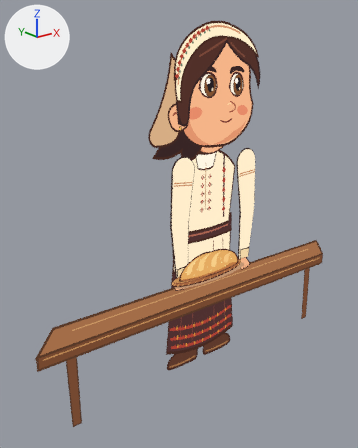
The glTF model assets/recuzita/mama-paine.glb as it was, and as the next commit left it.
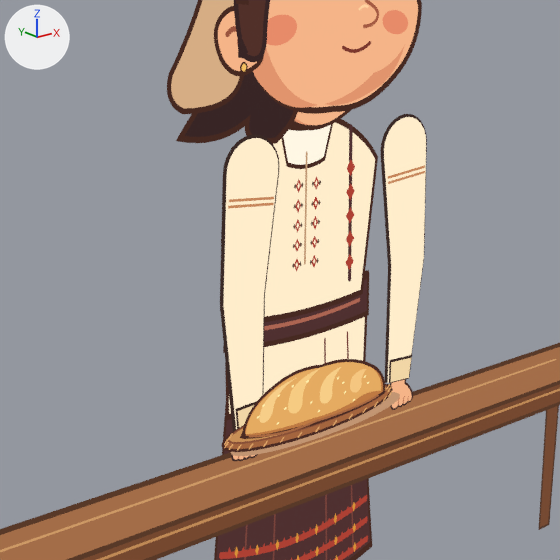
Each version is shown whole from a camera (50 mm lens) standing at (-4.89, -5.54, 4.68) and looking at (-0.41, 0.05, 2.44), then close up on the part from 22% to 87% of the width and 23% to 74% of the height. Lighting does not change. The marker at upper left points along +X, +Y and +Z. The last two pictures show the newer version. Where no turn or scale is listed for an object, it has been applied to the vertices. Vertices at exactly the same position are counted once.

Objects in the first close-up: 'Masă de lemn', 'Mânecă · L', 'Mânecă · R', 'Palmă · pumn · L', 'Palmă · pumn · R', 'Round scored bread', 'Woven loaf platter', 'mother / Ears', 'mother / Face', 'mother / Front hair', 'mother / Hair silhouette', 'mother / Lower tunic and waist', 'mother / Shirt and clothing panels', 'mother / Skirt' and 3 more.
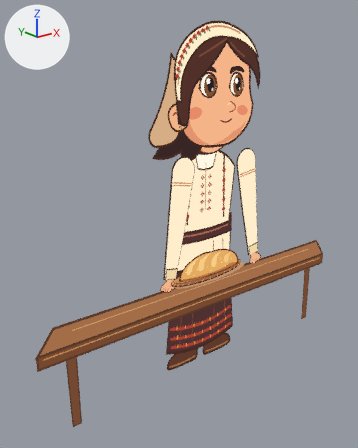
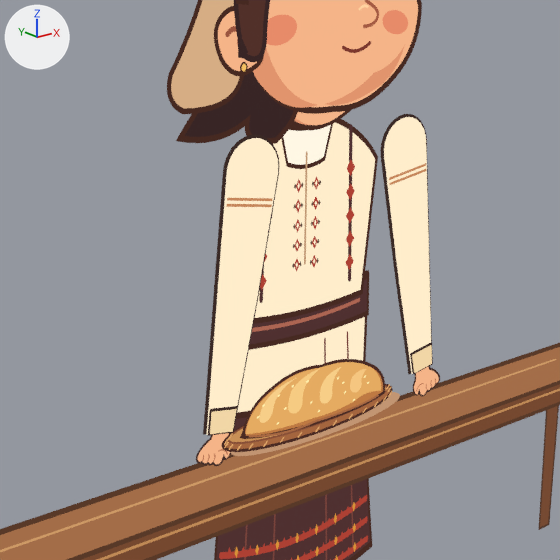
Boxes (x1, y1, x2, y2) around the edits, measured in the close-ups (560 x 560 px; the box of a moved part takes in the faces that stretch with it):
'Mânecă · R', reshaped (28% wider)
    before: (220, 135, 280, 431)
    after: (203, 135, 280, 436)
'Mânecă · L', reshaped (12% wider)
    before: (380, 114, 427, 383)
    after: (380, 114, 433, 374)
'Palmă · pumn · L', moved, turned
    before: (390, 379, 413, 410)
    after: (413, 366, 440, 397)
'Palmă · pumn · R', moved, turned
    before: (231, 454, 258, 461)
    after: (196, 433, 231, 466)
part 1 of me_mânecă___l, moved or reshaped
    before: (388, 254, 424, 277)
    after: (393, 254, 398, 275)
part 2 of me_mânecă___l, moved or reshaped
    before: (391, 237, 424, 282)
    after: (397, 234, 429, 279)
part 3 of me_mânecă___l, moved or reshaped
    before: (381, 145, 427, 383)
    after: (381, 145, 433, 374)
part 4 of me_mânecă___r, moved or reshaped
    before: (220, 290, 265, 319)
    after: (213, 286, 259, 315)
part 5 of me_mânecă___r, moved or reshaped
    before: (223, 274, 264, 324)
    after: (217, 273, 258, 323)
part 6 of me_mânecă___r, moved or reshaped
    before: (220, 172, 279, 431)
    after: (203, 170, 278, 436)

The edits, one by one:
me_mânecă___l is used by ob_mânecă___l; location (0.0, 0.0, 1.872).
me_mânecă___l had 128 vertices, 104 faces and spanned x 0.41..0.85, y -0.33..-0.3, z -0.12..1.66.
me_mânecă___l now has 128 vertices, 104 faces and spans x 0.41..0.98, y -0.33..-0.3, z -0.11..1.66.
me_mânecă___l part 1: the loose piece of 24 vertices spanning x 0.51..0.85, y -0.3, z 0.54..0.88 is moved by (0.05, 0.0, 0.01).
me_mânecă___l part 2: the loose piece of 24 vertices spanning x 0.53..0.83, y -0.31, z 0.56..0.86 is moved by (0.05, 0.0, 0.01).
me_mânecă___l part 3: 32 of 128 vertices moved; they spanned x 0.41..0.85, y -0.33..-0.3, z -0.12..1.47 and now span x 0.41..0.98, y -0.33..-0.3, z -0.11..1.49; mean shift (0.1, 0.0, 0.01); largest move (0.76, -0.3, -0.12) -> (0.98, -0.3, -0.07).
me_mânecă___r is used by ob_mânecă___r; location (0.0, 0.0, 1.872).
me_mânecă___r had 128 vertices, 104 faces and spanned x -0.85..-0.41, y -0.33..-0.3, z -0.12..1.66.
me_mânecă___r now has 128 vertices, 104 faces and spans x -0.98..-0.41, y -0.33..-0.3, z -0.11..1.66.
me_mânecă___r part 4: the loose piece of 24 vertices spanning x -0.85..-0.51, y -0.3, z 0.54..0.88 is moved by (-0.05, 0.0, 0.01).
me_mânecă___r part 5: the loose piece of 24 vertices spanning x -0.83..-0.53, y -0.31, z 0.56..0.86 is moved by (-0.05, 0.0, 0.01).
me_mânecă___r part 6: 32 of 128 vertices moved; they spanned x -0.85..-0.41, y -0.33..-0.3, z -0.12..1.47 and now span x -0.98..-0.41, y -0.33..-0.3, z -0.11..1.49; mean shift (-0.1, 0.0, 0.01); largest move (-0.76, -0.3, -0.12) -> (-0.98, -0.3, -0.07).
me_palmă___pumn___l is used by ob_palmă___pumn___l; location (0.0, 0.0, 1.872).
me_palmă___pumn___l had 463 vertices, 437 faces and spanned x 0.518..0.785, y -0.323..-0.318, z -0.322..-0.048.
me_palmă___pumn___l now has 463 vertices, 437 faces and spans x 0.776..1.05, y -0.323..-0.318, z -0.294..-0.005.
me_palmă___pumn___l part 7: the whole mesh is turned -16 degrees about the y axis through its middle, then moved by (0.246, 0.0, 0.035).
me_palmă___pumn___r is used by ob_palmă___pumn___r; location (0.0, 0.0, 1.872).
me_palmă___pumn___r had 463 vertices, 437 faces and spanned x -0.785..-0.518, y -0.323..-0.318, z -0.322..-0.048.
me_palmă___pumn___r now has 463 vertices, 437 faces and spans x -1.05..-0.776, y -0.323..-0.318, z -0.294..-0.005.
me_palmă___pumn___r part 8: the whole mesh is turned 16 degrees about the y axis through its middle, then moved by (-0.246, 0.0, 0.035).
